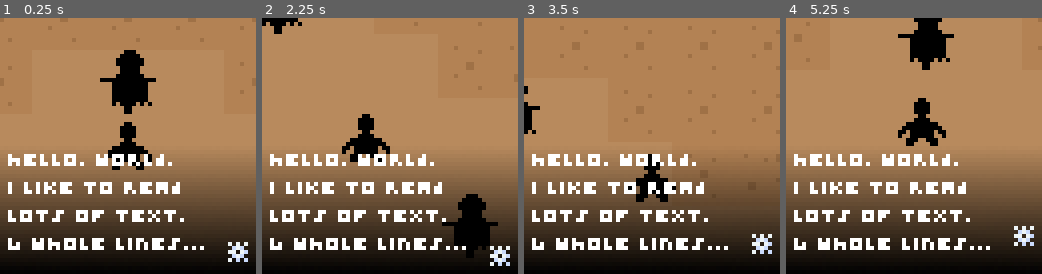
Above: before the commit, frames 1-4 (left to right).
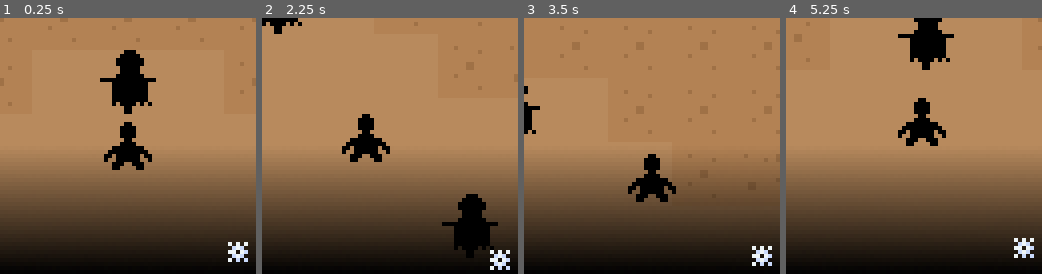
Above: after the commit, the same moments.

Repository: ItsSeaJay/LOWREZJAM2019
Game: Godot game, scene res://Game.tscn
Two runs of this game, one before a commit and one after it. Both use one fixed random seed, a clock stepped at 60 frames per second and the inputs below. Sound files missing from this copy of the repository are replaced by a short silence.
Inputs:
- Up to frame 1 (0.25 s): no input
- Up to frame 2 (2.25 s): hold Right (move_right) 0.53-1.28 s; hold Z (combat_aim) 0.53-1.28 s; hold Down (move_down) 1.28-2.03 s; tap X (combat_attack) at 1.35 s; hold Right (move_right) from 2.03 s (still down); hold Z (combat_aim) from 2.03 s (still down)
- Up to frame 3 (3.5 s): release Right (move_right) at 2.78 s; release Z (combat_aim) at 2.78 s; hold Up (move_up) from 2.78 s (still down); tap X (combat_attack) at 2.85 s
- Up to frame 4 (5.25 s): release Up (move_up) at 3.53 s; hold Z (combat_aim) 3.53-4.28 s; hold Left (move_left) 3.53-5.03 s; tap X (combat_attack) at 4.35 s; hold Down (move_down) from 5.03 s (still down); hold Z (combat_aim) from 5.03 s (still down)

The runs differ from the first frame. In frame 1, 6.2% of the frame differs, in the area x 3-80%, y 53-91%; in frame 2, 6.9%; in frame 3, 7.0%, in the area x 3-97%, y 53-97%; in frame 4, 7.0%.

Commit message:
Change dialogue box font

Diff:
--- a/godot/interface/dialogue/DialogueBox.tscn
+++ b/godot/interface/dialogue/DialogueBox.tscn
@@ -1,7 +1,7 @@
-[gd_scene load_steps=8 format=2]
+[gd_scene load_steps=9 format=2]
 
 [ext_resource path="res://interface/dialogue/linear_gradient.png" type="Texture" id=1]
-[ext_resource path="res://fonts/ikkle.tres" type="DynamicFont" id=2]
+[ext_resource path="res://fonts/little-conquest.ttf" type="DynamicFontData" id=2]
 [ext_resource path="res://interface/dialogue/dialogue_prompt.png" type="Texture" id=3]
 
 [sub_resource type="Theme" id=1]
@@ -14,22 +14,27 @@
 margin_top = 2.0
 margin_bottom = 2.0
 
+[sub_resource type="DynamicFont" id=5]
+size = 8
+font_data = ExtResource( 2 )
+
 [sub_resource type="Shader" id=3]
 code = "shader_type canvas_item;
 
-uniform float wave_height = 1.0f;
-uniform float wave_offset = 0.0f;
-uniform float wave_speed = 1.0f;
+uniform vec2 wave_size;
+uniform vec2 wave_offset;
+uniform float wave_speed;
 
 void vertex() {
-	VERTEX.y += sin(TIME * wave_speed) * wave_height + wave_offset;
+	// VERTEX.y += sin(TIME * wave_speed) * wave_height + wave_offset;
+	VERTEX +=  (wave_size * sin(TIME * wave_speed)) + wave_offset;
 }"
 
 [sub_resource type="ShaderMaterial" id=4]
 shader = SubResource( 3 )
-shader_param/wave_height = 3.0
-shader_param/wave_offset = -2.0
-shader_param/wave_speed = 1.0
+shader_param/wave_size = Vector2( 0, 2 )
+shader_param/wave_offset = Vector2( 0, -1 )
+shader_param/wave_speed = 0.66
 
 [node name="DialogueBox" type="Control"]
 anchor_right = 1.0
@@ -56,7 +61,7 @@
 theme = SubResource( 1 )
 custom_styles/panel = SubResource( 2 )
 
-[node name="VBoxContainer" type="VBoxContainer" parent="HBoxContainer/VBoxContainer/PanelContainer"]
+[node name="TextContainer" type="VBoxContainer" parent="HBoxContainer/VBoxContainer/PanelContainer"]
 margin_left = 2.0
 margin_top = 2.0
 margin_right = 62.0
@@ -65,34 +70,13 @@
 "_edit_lock_": true
 }
 
-[node name="Label" type="Label" parent="HBoxContainer/VBoxContainer/PanelContainer/VBoxContainer"]
+[node name="Label" type="Label" parent="HBoxContainer/VBoxContainer/PanelContainer/TextContainer"]
 margin_right = 60.0
-margin_bottom = 3.0
-custom_fonts/font = ExtResource( 2 )
-text = "Hello, World."
+margin_bottom = 7.0
+custom_fonts/font = SubResource( 5 )
+text = "Hello, World!"
 
-[node name="Label2" type="Label" parent="HBoxContainer/VBoxContainer/PanelContainer/VBoxContainer"]
-margin_top = 7.0
-margin_right = 60.0
-margin_bottom = 10.0
-custom_fonts/font = ExtResource( 2 )
-text = "I like to read"
-
-[node name="Label3" type="Label" parent="HBoxContainer/VBoxContainer/PanelContainer/VBoxContainer"]
-margin_top = 14.0
-margin_right = 60.0
-margin_bottom = 17.0
-custom_fonts/font = ExtResource( 2 )
-text = "lots of text."
-
-[node name="Label4" type="Label" parent="HBoxContainer/VBoxContainer/PanelContainer/VBoxContainer"]
-margin_top = 21.0
-margin_right = 60.0
-margin_bottom = 24.0
-custom_fonts/font = ExtResource( 2 )
-text = "4 whole lines..."
-
-[node name="HBoxContainer" type="HBoxContainer" parent="HBoxContainer/VBoxContainer/PanelContainer"]
+[node name="CursorContainer" type="HBoxContainer" parent="HBoxContainer/VBoxContainer/PanelContainer"]
 margin_left = 2.0
 margin_top = 2.0
 margin_right = 62.0
@@ -102,13 +86,13 @@
 "_edit_lock_": true
 }
 
-[node name="VBoxContainer" type="VBoxContainer" parent="HBoxContainer/VBoxContainer/PanelContainer/HBoxContainer"]
+[node name="VBoxContainer" type="VBoxContainer" parent="HBoxContainer/VBoxContainer/PanelContainer/CursorContainer"]
 margin_left = 55.0
 margin_right = 60.0
 margin_bottom = 28.0
 alignment = 2
 
-[node name="TextureRect" type="TextureRect" parent="HBoxContainer/VBoxContainer/PanelContainer/HBoxContainer/VBoxContainer"]
+[node name="TextureRect" type="TextureRect" parent="HBoxContainer/VBoxContainer/PanelContainer/CursorContainer/VBoxContainer"]
 material = SubResource( 4 )
 margin_top = 23.0
 margin_right = 5.0
